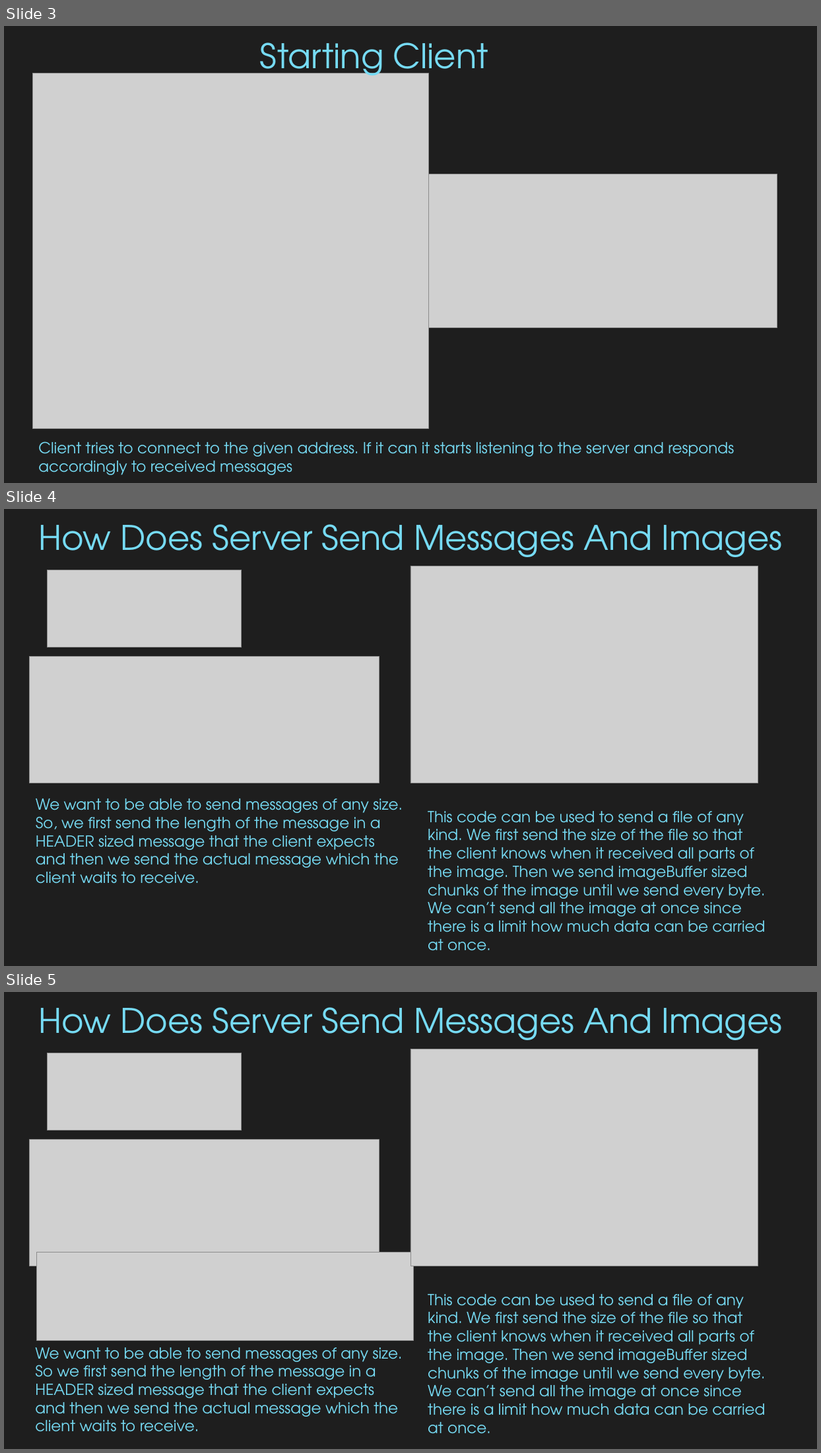
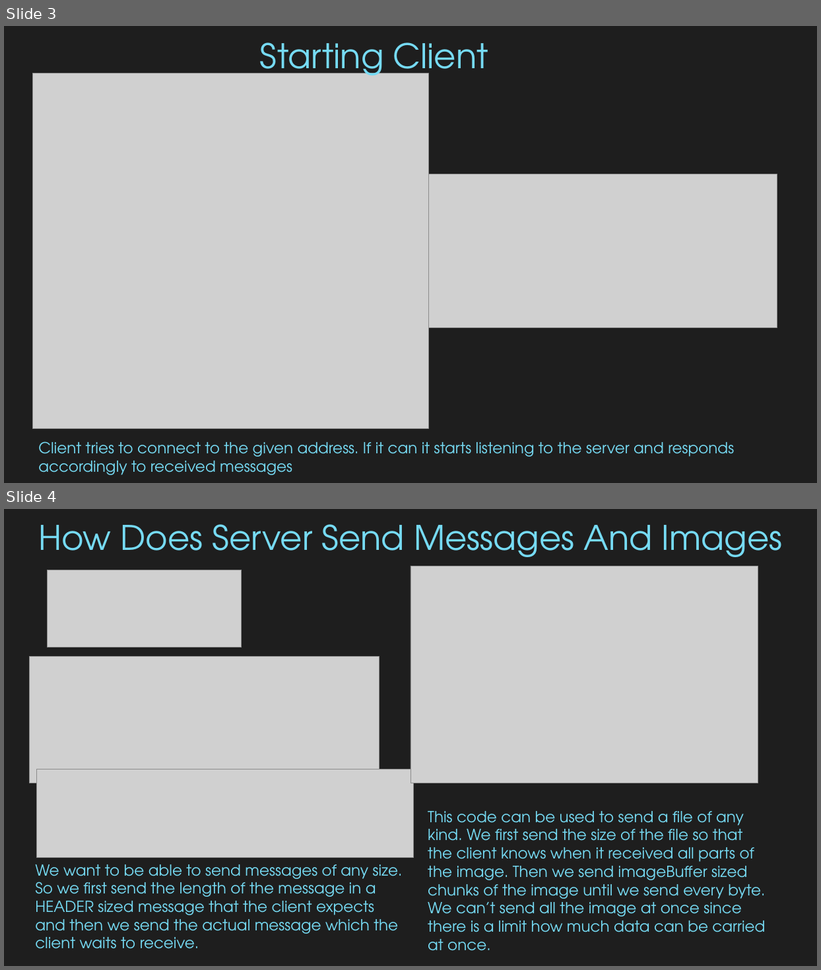
Before and after one commit to HMertAcr/TriviaGame, a slide deck: CMP2204 Project.pptx. Shown one above the other, each under a label of ours: slides 3, 4 and 5 before the commit, slides 3 and 4 after it. The pictures are 821x1453 and 821x970 pixels, drawn with LibreOffice and Linux fonts; fonts in the diff are those of the drawing; grey boxes stand for pictures. Boxes give left, top, right and bottom in pixels: in the first picture for what was removed or moved away, otherwise in the second. Text is boxed around its words. In the diff, an @@ line names an element or a change of style, - is before the commit and + after.

Commit message:
fixed presentation

```diff
--- a/CMP2204 Project.pptx
+++ b/CMP2204 Project.pptx
@@ slide 4 removed at (4, 509, 817, 966), background #1E1E1E @@
@@ text removed at (38, 524, 782, 557) @@
-How Does Server Send Messages And Images
@@ picture removed at (411, 566, 758, 783) @@
@@ picture removed at (48, 570, 242, 648) @@
@@ picture removed at (30, 657, 379, 783) @@
@@ text removed at (36, 799, 403, 884) @@
-We want to be able to send messages of any size.
-So, we first send the length of the message in a HEADER sized message that the client expects and then we send the actual message which the client waits to receive.
@@ text removed at (428, 811, 765, 951) @@
-This code can be used to send a file of any kind. We first send the size of the file so that the client knows when it received all parts of the image. Then we send imageBuffer sized chunks of the image until we send every byte.
-We can’t send all the image at once since there is a limit how much data can be carried at once.
@@ what was slide 5 is now slide 4 @@
```
